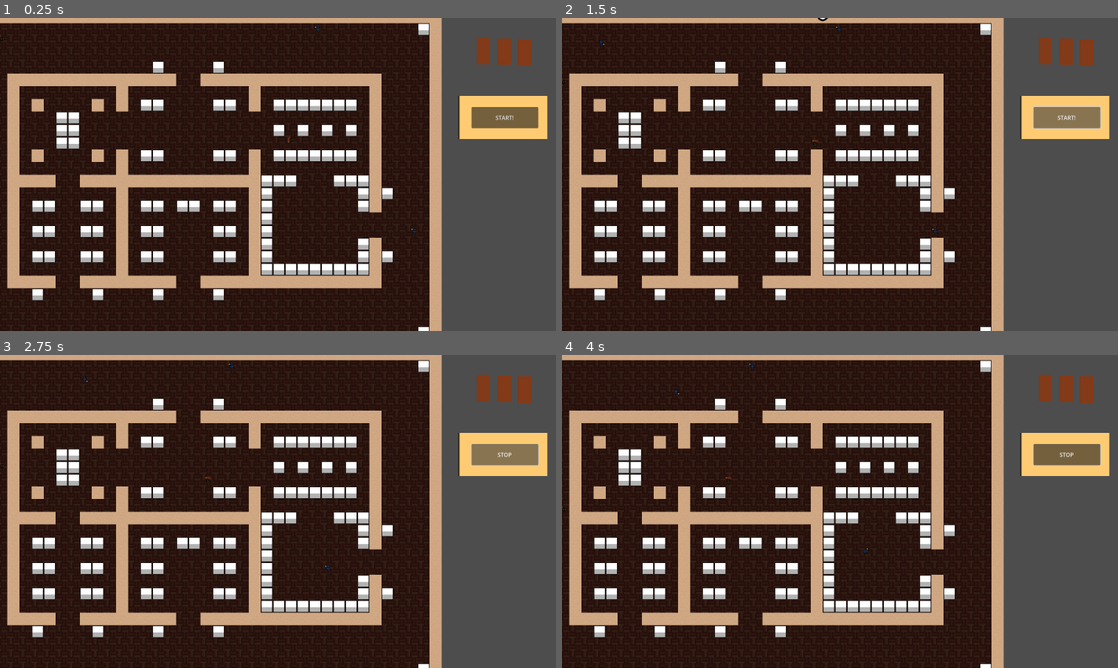
Above: before the commit, frames 1-4 (two rows, left to right).
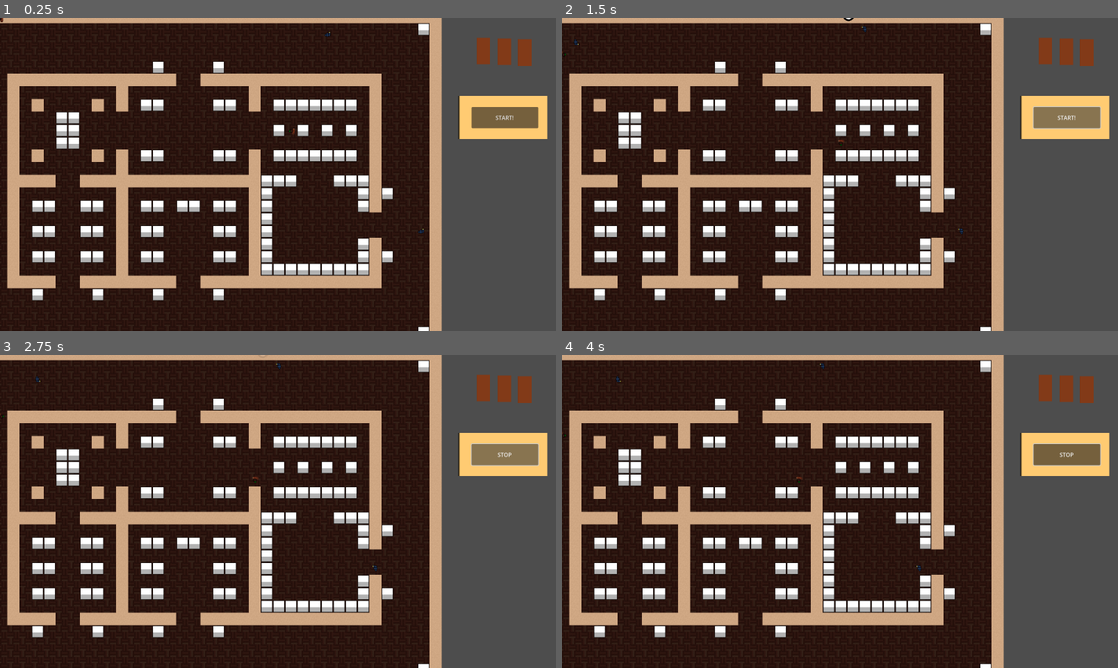
Above: after the commit, the same moments.

Repository: dareios99/berlinjam
Game: Godot game, scene res://main_level.tscn
Two runs of this game, one before a commit and one after it. Both use one fixed random seed, a clock stepped at 60 frames per second and the inputs below.
Inputs (mouse positions are in pixels of both pictures, inside the frame that each line leads up to):
- Up to frame 1 (0.25 s): no input
- Up to frame 2 (1.5 s): click "START!" at 0.5 s; click "STOP" at 1.25 s
- Up to frame 3 (2.75 s): click "START!" at 2 s
- Up to frame 4 (4 s): tap Enter at 2.75 s; move the mouse to (962, 495) at 2.77 s; hold Right 2.78-3.53 s; click (962, 495) at 2.85 s; tap Space at 3.5 s; move the mouse to (728, 527) at 3.52 s; hold Down from 3.53 s (still down); click (728, 527) at 3.6 s

The runs differ from the first frame. In frame 1, less than 0.1% of the frame differs, in the area x 0-77%, y 0-70%; in frame 2, 0.1%, in the area x 0-73%, y 0-70%; in frame 3, less than 0.1%; in frame 4, less than 0.1%.

Commit message:
fixed start button

Diff:
--- a/StartButton.gd
+++ b/StartButton.gd
@@ -14,12 +14,12 @@
 
 func _button_pressed():
 	if !started:
-		#get_tree().root.start()
+		get_tree().root.get_node("main_level").start()
 		started = true
 		self.text = "STOP"
 		print("STOP")
 	else:
-		#get_tree().root.stop()
+		get_tree().root.get_node("main_level").stop()
 		started = false
 		self.text = "START!"
 		print("START")
--- a/main_level.gd
+++ b/main_level.gd
@@ -43,8 +43,8 @@
 
 
 func _physics_process(delta: float) -> void:
-	#if !running:
-	#	return
+	if !running:
+		return
 	var allActors: Array[Node] = []
 	allActors.append_array(guards.get_children())
 	allActors.append_array(criminals.get_children())
